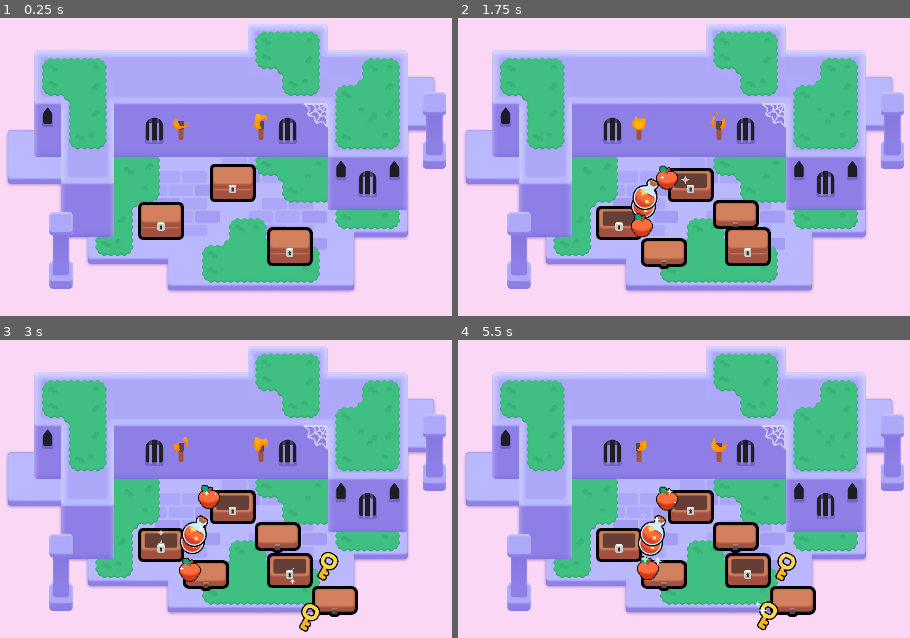
Above: before the commit, frames 1-4 (two rows, left to right).
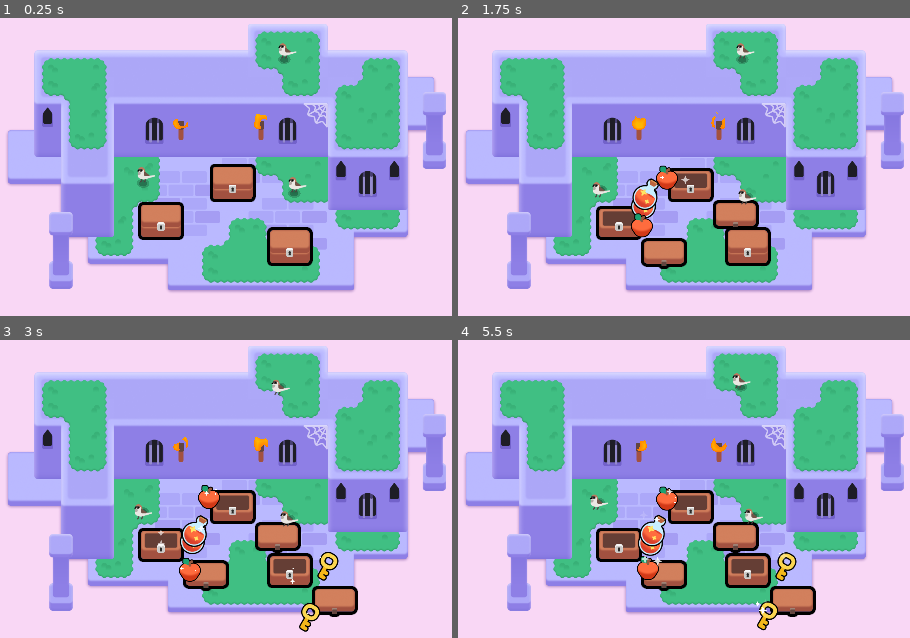
Above: after the commit, the same moments.

Repository: keliang5/2d-GameDev-Course
Game: Godot game, scene res://lessons/mini_dungeon.tscn
Two runs of this game, one before a commit and one after it. Both use one fixed random seed, a clock stepped at 60 frames per second and the inputs below.
Inputs (mouse positions are in pixels of both pictures, inside the frame that each line leads up to):
- Up to frame 1 (0.25 s): no input
- Up to frame 2 (1.75 s): tap Enter at 0.5 s; move the mouse to (693, 181) at 0.52 s; press the mouse at (693, 181) at 0.53 s; hold D (move_right) 0.53-1.28 s; tap Space at 0.77, 1.52 s; move the mouse to (620, 220) at 1.27 s; release the mouse at (620, 220) at 1.28 s; hold S (move_down) from 1.28 s (still down); right-click (620, 220) at 1.35 s; click (620, 220) at 1.42 s
- Up to frame 3 (3 s): move the mouse to (289, 569) at 2.02 s; release S (move_down) at 2.03 s; hold D (move_right) 2.03-2.78 s; tap Z at 2.1 s; click (289, 569) at 2.17 s; move the mouse to (180, 587) at 2.77 s; hold W (move_up) from 2.78 s (still down); click (180, 587) at 2.85 s
- Up to frame 4 (5.5 s): tap Space at 3.02, 3.77, 4.52 s; move the mouse to (outside the picture) at 3.52 s; release W (move_up) at 3.53 s; hold Right mouse button (right_click) 3.53-4.28 s; hold A (move_left) 3.53-5.03 s; click (outside the picture) at 3.67 s; move the mouse to (outside the picture) at 4.27 s; tap Z at 4.35 s; click (outside the picture) at 4.42 s; move the mouse to (720, 497) at 5.02 s; press the mouse at (720, 497) at 5.03 s; hold S (move_down) from 5.03 s (still down)

The runs differ from the first frame. In frame 1, 0.5% of the frame differs, in the area x 30-68%, y 8-61%; in frame 2, 0.4%; in frame 3, 0.3%; in frame 4, 0.4%.

Commit message:
L9 complete

Diff:
--- /dev/null
+++ b/M06.looting_workbook/Sparrow.gd
@@ -0,0 +1,36 @@
+extends Node2D
+
+@onready var shadow: Sprite2D = $Shadow
+@onready var sparrow: Sprite2D = $Sparrow
+@onready var wait_timer: Timer = $WaitTimer
+
+# Called when the node enters the scene tree for the first time.
+func _ready() -> void:
+	wait_timer.wait_time = randf_range(1.0, 3.0)
+	wait_timer.one_shot = true
+	wait_timer.timeout.connect(_animate_one_hop)
+	wait_timer.start()
+
+func _animate_one_hop() -> void:
+	const HOP_DURATION := 0.25
+	const HALF_HOP_DURATION := HOP_DURATION/2.0
+	var random_direction := Vector2(1.0, 0.0).rotated(randf() *2.0 * PI)
+	var land_position := random_direction * randf_range(0.0, 30.0)
+	var tween := create_tween().set_parallel()
+	tween.tween_property(sparrow, "position:x", land_position.x, HOP_DURATION)
+	tween.tween_property(shadow, "position", land_position, HOP_DURATION)
+	tween= create_tween()
+	tween.set_trans(Tween.TRANS_QUAD)
+	tween.set_ease(Tween.EASE_OUT)
+	const JUMP_HEIGHT := 16.0
+	tween.tween_property(sparrow, "position:y", land_position.y - JUMP_HEIGHT, HALF_HOP_DURATION)
+	tween.set_ease(Tween.EASE_IN)
+	tween.tween_property(sparrow, "position:y", land_position.y, HALF_HOP_DURATION)
+
+	wait_timer.wait_time = randf_range(1.0, 3.0)
+
+	tween.finished.connect(wait_timer.start)
+
+# Called every frame. 'delta' is the elapsed time since the previous frame.
+func _process(delta: float) -> void:
+	pass
--- /dev/null
+++ b/M06.looting_workbook/assets/bird/sparrow.tscn
@@ -0,0 +1,19 @@
+[gd_scene load_steps=4 format=3 uid="uid://i264tciygu38"]
+
+[ext_resource type="Script" path="res://Sparrow.gd" id="1_y3iak"]
+[ext_resource type="PackedScene" uid="uid://dnetm54guji21" path="res://assets/bird/shadow.tscn" id="2_eih2q"]
+[ext_resource type="Texture2D" uid="uid://bwhshkk62k3bh" path="res://assets/bird/sparrow.png" id="3_w3wsr"]
+
+[node name="Sparrow" type="Node2D"]
+script = ExtResource("1_y3iak")
+
+[node name="Shadow" parent="." instance=ExtResource("2_eih2q")]
+position = Vector2(0, 2.1875)
+scale = Vector2(1.5625, 1.11328)
+
+[node name="Sparrow" type="Sprite2D" parent="."]
+position = Vector2(6, -19)
+texture = ExtResource("3_w3wsr")
+
+[node name="WaitTimer" type="Timer" parent="."]
+one_shot = true
--- a/M06.looting_workbook/assets/torch/torch.gd
+++ b/M06.looting_workbook/assets/torch/torch.gd
@@ -1,7 +1,19 @@
-extends Node2D
+extends Area2D
 
 @onready var flame: Sprite2D = $Flame
+
+func toggle_flame_visibility() -> void:
+	flame.visible = not flame.visible
 
 func _ready() -> void:
 	# This parameter of the shader material gives each flame a slightly different look and randomized animation.
 	flame.material.set("shader_parameter/offset", global_position * 0.1)
+
+func _input_event(viewport: Viewport, event: InputEvent, shape_idx: int) -> void:
+	var event_is_mouse_click: bool = (
+		event is InputEventMouseButton and
+		event.button_index == MOUSE_BUTTON_LEFT and
+		event.is_pressed()
+		)
+	if event_is_mouse_click:
+		toggle_flame_visibility()
--- a/M06.looting_workbook/assets/torch/torch.tscn
+++ b/M06.looting_workbook/assets/torch/torch.tscn
@@ -28,7 +28,10 @@
 shader_parameter/noise_sampler = SubResource("NoiseTexture2D_1dd3t")
 shader_parameter/flame_gradient = SubResource("GradientTexture1D_cnwig")
 
-[node name="Torch" type="Node2D"]
+[sub_resource type="CapsuleShape2D" id="CapsuleShape2D_i1wu6"]
+height = 48.0
+
+[node name="Torch" type="Area2D"]
 script = ExtResource("1_8rman")
 
 [node name="TorchBody" type="Sprite2D" parent="."]
@@ -40,3 +43,6 @@
 position = Vector2(0, -30)
 scale = Vector2(0.28038, 0.28038)
 texture = ExtResource("3_5oi5q")
+
+[node name="CollisionShape2D" type="CollisionShape2D" parent="."]
+shape = SubResource("CapsuleShape2D_i1wu6")
--- a/M06.looting_workbook/lessons/chest/chest.gd
+++ b/M06.looting_workbook/lessons/chest/chest.gd
@@ -33,6 +33,7 @@
 	if event_is_mouse_click:
 		open()
 
+
 func open() -> void:
 	animation_player.play("open")
 
--- a/M06.looting_workbook/lessons/items/item.gd
+++ b/M06.looting_workbook/lessons/items/item.gd
@@ -17,3 +17,15 @@
 	sprite_2d.position = -1.0 * position_offset
 	tween.tween_property(sprite_2d, "position", position_offset, duration)
 	tween.tween_property(sprite_2d, "position",  -1.0 * position_offset, duration)
+
+func _input_event(viewport: Viewport, event: InputEvent, shape_idx: int) -> void:
+	var event_mouse_is_click: bool = (
+		event is InputEventMouseButton and
+		event.button_index == MOUSE_BUTTON_LEFT and
+		event.is_pressed()
+	)
+	if event_mouse_is_click:
+		var tween := create_tween()
+		tween.set_trans(Tween.TRANS_CUBIC).set_ease(Tween.EASE_OUT)
+		tween.tween_property(self, "scale", Vector2(0.0,0.0), .3)
+		tween.finished.connect(queue_free)
--- a/M06.looting_workbook/lessons/mini_dungeon.tscn
+++ b/M06.looting_workbook/lessons/mini_dungeon.tscn
@@ -7,6 +7,7 @@
 [ext_resource type="Texture2D" uid="uid://l0y1k1obencd" path="res://assets/dungeon/spider_web.png" id="5_ywba7"]
 [ext_resource type="PackedScene" uid="uid://eundh35r605v" path="res://assets/torch/torch.tscn" id="6_fokey"]
 [ext_resource type="PackedScene" uid="uid://dvar8ktg08lpx" path="res://lessons/chest/chest.tscn" id="7_6ry3w"]
+[ext_resource type="PackedScene" uid="uid://i264tciygu38" path="res://assets/bird/sparrow.tscn" id="8_tbjqv"]
 
 [sub_resource type="TileSetAtlasSource" id="TileSetAtlasSource_6s4s5"]
 texture = ExtResource("1_sym7n")
@@ -331,3 +332,12 @@
 
 [node name="Chest3" parent="." instance=ExtResource("7_6ry3w")]
 position = Vector2(741, 447)
+
+[node name="Sparrow" parent="." instance=ExtResource("8_tbjqv")]
+position = Vector2(389, 253)
+
+[node name="Sparrow2" parent="." instance=ExtResource("8_tbjqv")]
+position = Vector2(752, 277)
+
+[node name="Sparrow3" parent="." instance=ExtResource("8_tbjqv")]
+position = Vector2(728, -44)
Not shown: 1 places in M06.looting_workbook/assets/torch/torch.tscn that only renumber resources
Not shown: 1 places in M06.looting_workbook/lessons/mini_dungeon.tscn that only renumber resources
